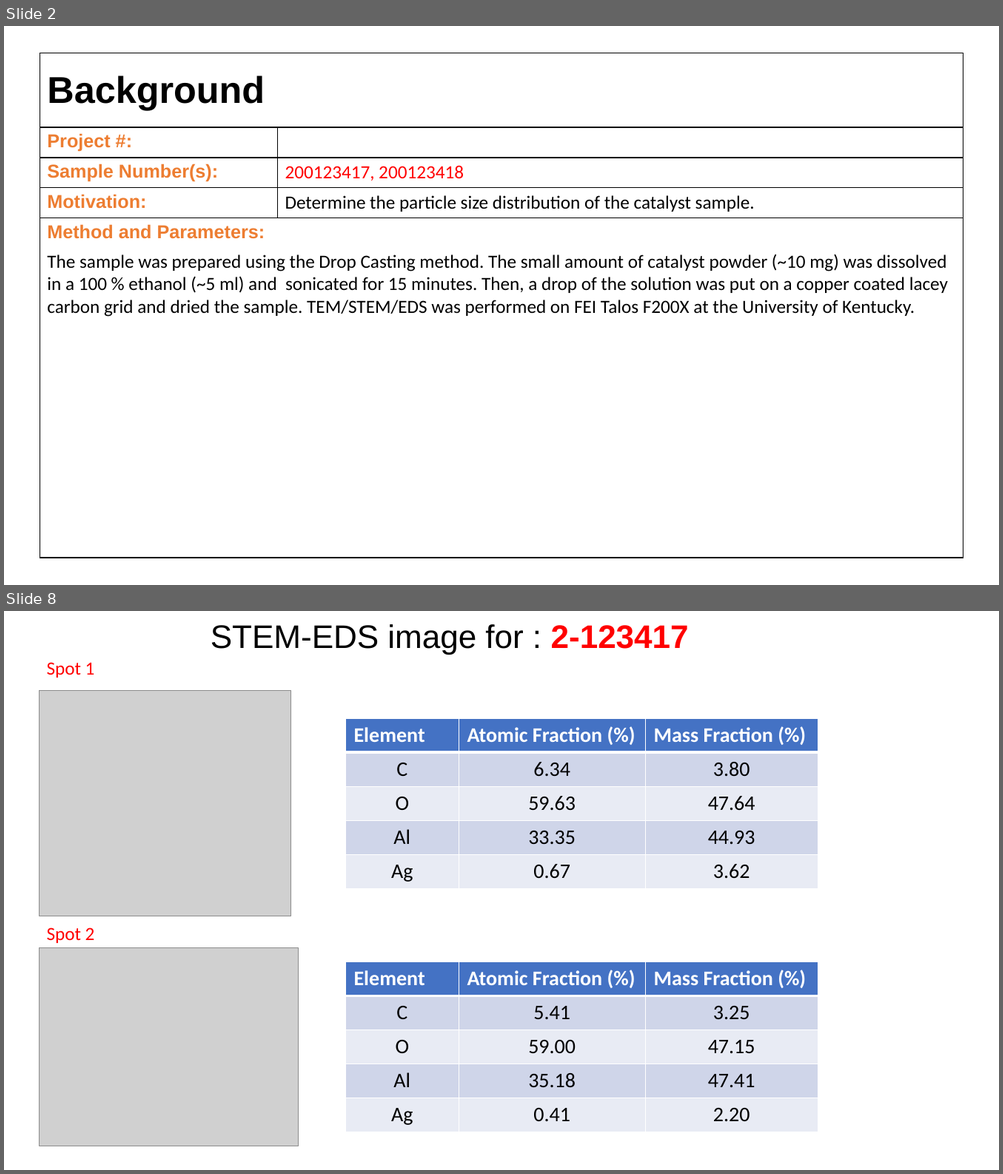
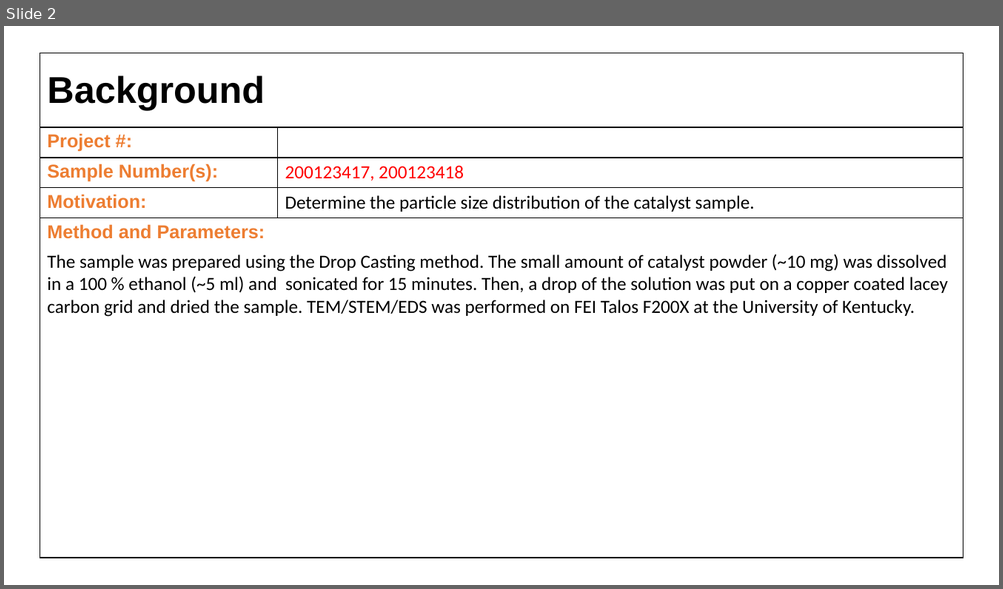
Before and after one commit to cvrl10/mini_project, a slide deck: 100040001/_100040001.pptx. Shown one above the other, each under a label of ours: slides 2 and 8 before the commit, slide 2 after it; the slides between them are not shown. The pictures are 1003x1174 and 1003x589 pixels, drawn with LibreOffice and Linux fonts; fonts in the diff are those of the drawing; grey boxes stand for pictures. Boxes give left, top, right and bottom in pixels: in the first picture for what was removed or moved away, otherwise in the second. Text is boxed around its words. In the diff, an @@ line names an element or a change of style, - is before the commit and + after.

```diff
--- a/100040001/_100040001.pptx
+++ b/100040001/_100040001.pptx
@@ slide 8 removed at (4,611,999,1170), background #FFFFFF @@
@@ title removed at (210,624,688,655) @@
-STEM-EDS image for : 2-123417
@@ text removed at (47,662,95,678) @@
-Spot 1
@@ picture removed at (39,691,290,917) @@
@@ table removed at (346,718,818,889), 5 rows, 3 columns @@
-Element | Atomic Fraction (%) | Mass Fraction (%)
-C | 6.34 | 3.80
-O | 59.63 | 47.64
-Al | 33.35 | 44.93
-Ag | 0.67 | 3.62
@@ text removed at (47,928,95,943) @@
-Spot 2
@@ picture removed at (39,948,299,1146) @@
@@ table removed at (346,963,818,1133), 5 rows, 3 columns @@
-Element | Atomic Fraction (%) | Mass Fraction (%)
-C | 5.41 | 3.25
-O | 59.00 | 47.15
-Al | 35.18 | 47.41
-Ag | 0.41 | 2.20
```
Also in this commit, not shown: 5 slides changed, 2 slides added, 6 other slides removed, 33 other files.
